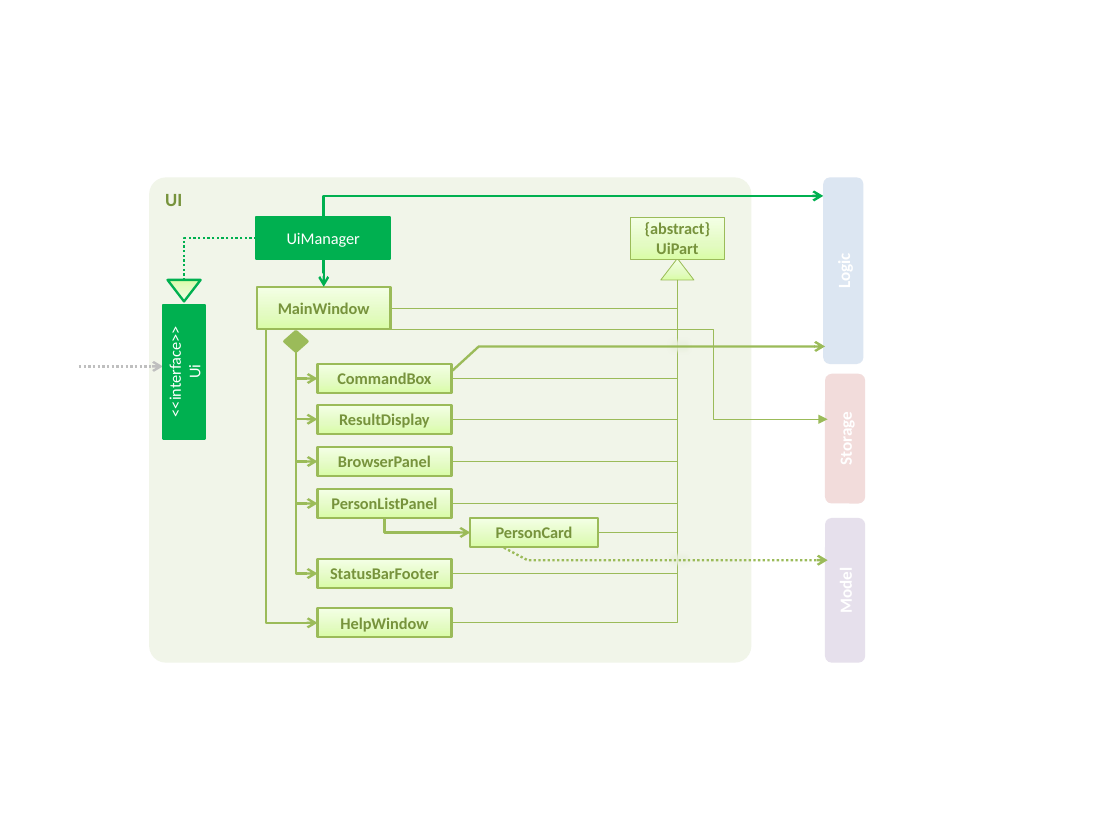
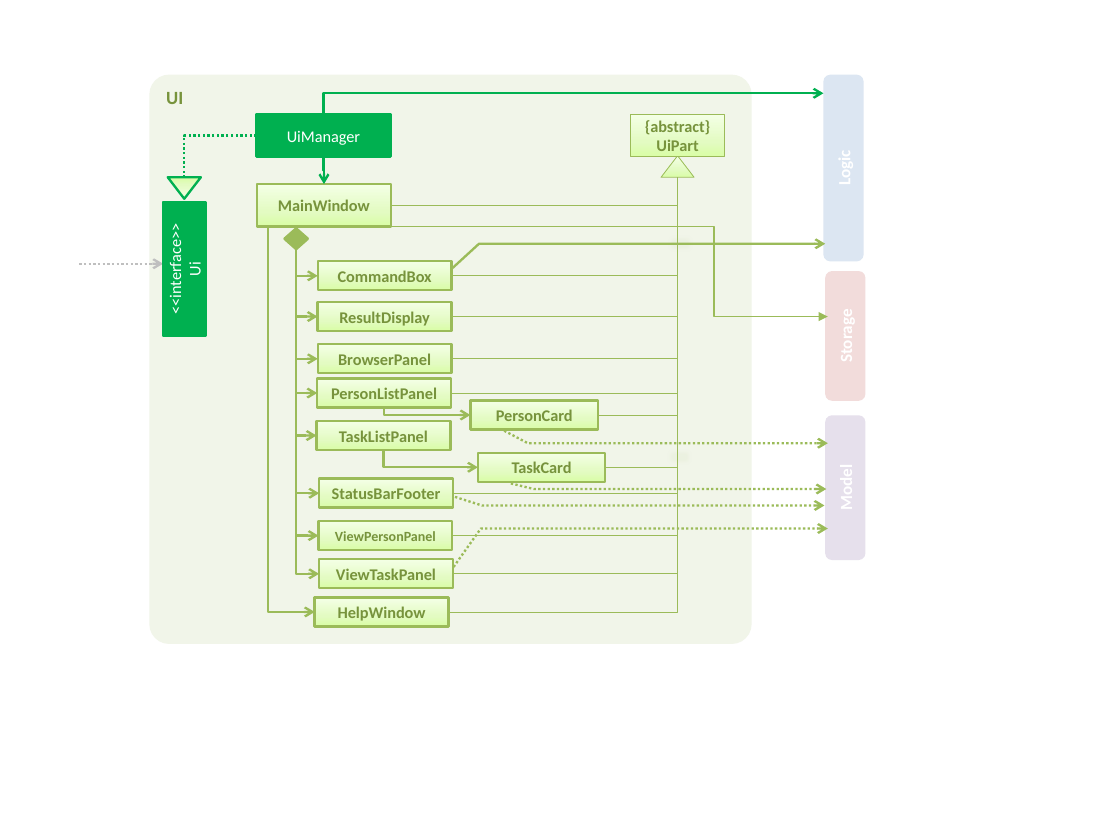
Before and after one commit to wangyiming1019/main, a slide deck: slide 1 of docs/diagrams/UiComponentClassDiagram.pptx. Drawn at 1120x840 pixels with LibreOffice and Linux fonts; fonts in the diff are those of the drawing. Boxes give left, top, right and bottom in pixels: in the first picture for what was removed or moved away, otherwise in the second. Text is boxed around its words. In the diff, an @@ line names an element or a change of style, - is before the commit and + after.

Commit message:
[PPT] Updated existing architecture diagram pptx slides accordingly

```diff
--- a/docs/diagrams/UiComponentClassDiagram.pptx
+++ b/docs/diagrams/UiComponentClassDiagram.pptx
@@ rounded rectangle "UI" resized from (x1=149, y1=177, x2=752, y2=662) to (x1=149, y1=75, x2=752, y2=644) @@
@@ elbow line moved from (678, 280) - (451, 623) to (678, 177) - (449, 612) @@
@@ elbow line moved from (678, 280) - (451, 504) to (678, 177) - (451, 393) @@
@@ elbow line added from (678, 177) to (452, 535), #9BBB59 0.5 pt @@
@@ elbow line added from (678, 177) to (452, 573), #9BBB59 0.5 pt @@
@@ elbow line moved from (678, 280) - (451, 573) to (678, 177) - (454, 493) @@
@@ elbow line moved from (678, 280) - (598, 532) to (678, 177) - (598, 416) @@
@@ elbow line added from (678, 177) to (605, 467), #9BBB59 0.5 pt @@
@@ elbow arrow moved from (267, 329) - (318, 623) to (268, 226) - (315, 612) @@
@@ 1 rectangle, 1 freeform shape, 1 elbow arrow moved together from (x1=80, y1=346, x2=824, y2=433) to (x1=80, y1=244, x2=824, y2=332) @@
@@ 8 rectangles, 6 elbow arrows, 5 elbow lines, 3 rounded rectangles, 2 triangles, 1 diamond moved together from (x1=164, y1=178, x2=866, y2=662) to (x1=164, y1=74, x2=866, y2=559) @@
@@ elbow arrow moved from (296, 352) - (318, 573) to (296, 249) - (319, 493) @@
@@ elbow arrow moved from (296, 352) - (318, 504) to (296, 249) - (317, 393) @@
@@ elbow arrow added from (296, 249) to (318, 535), #9BBB59 1.5 pt @@
@@ elbow arrow added from (296, 249) to (317, 436), #9BBB59 1.5 pt @@
@@ elbow arrow added from (296, 249) to (319, 573), #9BBB59 1.5 pt @@
@@ rectangle "PersonListPanel" moved from (x1=318, y1=489, x2=452, y2=519) to (x1=317, y1=379, x2=451, y2=408) @@
@@ elbow arrow moved from (384, 517) - (470, 532) to (384, 408) - (470, 416) @@
@@ rectangle "PersonCard" moved from (x1=470, y1=517, x2=598, y2=547) to (x1=470, y1=401, x2=598, y2=430) @@
@@ rectangle added at (x1=317, y1=421, x2=451, y2=450), fill gradient #DAFDA7 to #E4FCC2 to #F5FFE7, outline #9BBB59 1.5 pt, 10.5 pt, text #77933C, bold @@
+TaskListPanel
@@ freeform shape moved from (x1=504, y1=548, x2=828, y2=560) to (x1=504, y1=431, x2=828, y2=444) @@
@@ rectangle "StatusBarFooter" moved from (x1=318, y1=559, x2=452, y2=588) to (x1=319, y1=478, x2=454, y2=507) @@
@@ elbow arrow added from (383, 450) to (478, 467), #9BBB59 1.5 pt @@
@@ rectangle added at (x1=478, y1=452, x2=606, y2=482), fill gradient #DAFDA7 to #E4FCC2 to #F5FFE7, outline #9BBB59 1.5 pt, 10.5 pt, text #77933C, bold @@
+TaskCard
@@ freeform shape added at (x1=455, y1=497, x2=824, y2=506), outline #9BBB59 1.5 pt dashed @@
@@ freeform shape added at (x1=511, y1=484, x2=827, y2=489), outline #9BBB59 1.5 pt dashed @@
@@ rectangle added at (x1=318, y1=521, x2=452, y2=550), fill gradient #DAFDA7 to #E4FCC2 to #F5FFE7, outline #9BBB59 1.5 pt, 9 pt, text #77933C, bold @@
+ViewPersonPanel
@@ freeform shape added at (x1=454, y1=529, x2=828, y2=567), outline #9BBB59 1.5 pt dashed @@
@@ rectangle added at (x1=319, y1=559, x2=454, y2=588), fill gradient #DAFDA7 to #E4FCC2 to #F5FFE7, outline #9BBB59 1.5 pt, 10.5 pt, text #77933C, bold @@
+ViewTaskPanel
@@ rectangle "HelpWindow" moved from (x1=318, y1=608, x2=452, y2=637) to (x1=315, y1=597, x2=449, y2=626) @@
```
Also in this commit, not shown: 2 other files.
